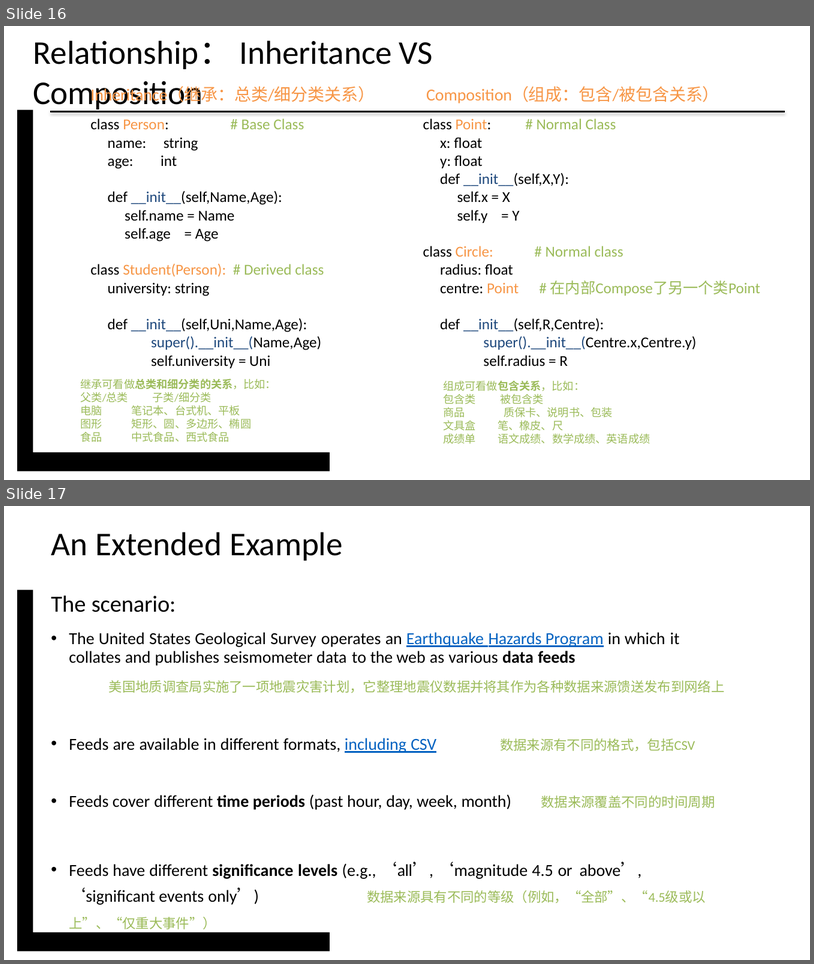
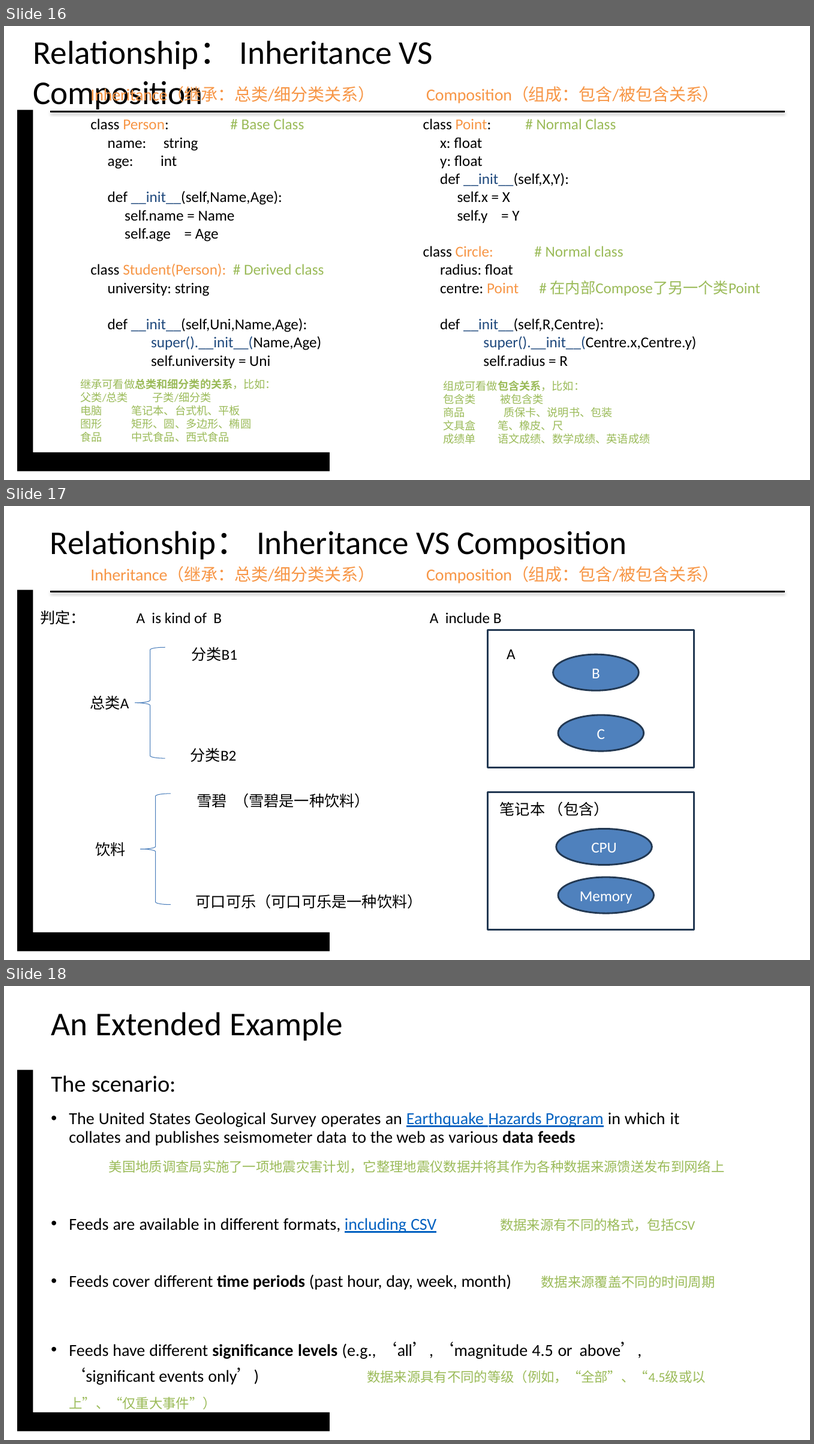
Before and after one commit to vcboy1/Leeds, a slide deck: 26fall/1850/Note/w1.6_s1_oop_relation.pptx. Shown one above the other, each under a label of ours: slides 16 and 17 before the commit, slides 16, 17 and 18 after it. The pictures are 814x964 and 814x1444 pixels, drawn with LibreOffice and Linux fonts; fonts in the diff are those of the drawing; background and template pictures are left out. Boxes give left, top, right and bottom in pixels: in the first picture for what was removed or moved away, otherwise in the second. Text is boxed around its words. In the diff, an @@ line names an element or a change of style, - is before the commit and + after.

```diff
--- a/26fall/1850/Note/w1.6_s1_oop_relation.pptx
+++ b/26fall/1850/Note/w1.6_s1_oop_relation.pptx
@@ slide 17 added at (4, 506, 810, 960), background #FFFFFF; not listed: 1 template element that a slide beside it also shows @@
@@ title added at (50, 531, 627, 559), 39.5 pt, text #000000 @@
+Relationship： Inheritance VS Composition
@@ text added at (90, 567, 720, 583), 20 pt, text #F79646 @@
+Inheritance（继承：总类/细分类关系） Composition（组成：包含/被包含关系）
@@ line added from (50, 592) to (786, 592), #000000 2 pt @@
@@ text added at (40, 610, 502, 624), 18 pt, text #000000 @@
+判定： A is kind of B A include B
@@ rectangle added at (488, 630, 695, 768), outline #233953 2 pt @@
@@ left brace added at (135, 647, 165, 757), outline #4B7EBC 0.75 pt @@
@@ text added at (191, 647, 237, 661), 18 pt, text #000000 @@
+分类B1
@@ text added at (507, 649, 516, 659), 18 pt, text #000000 @@
+A
@@ ellipse added at (553, 654, 639, 691), fill #4F81BD, outline #233953 2 pt, 18 pt, text #FFFFFF @@
+B
@@ text added at (90, 696, 129, 709), 18 pt, text #000000 @@
+总类A
@@ ellipse added at (559, 715, 645, 751), fill #4F81BD, outline #233953 2 pt, 18 pt, text #FFFFFF @@
+C
@@ text added at (191, 748, 237, 762), 18 pt, text #000000 @@
+分类B2
@@ left brace added at (141, 793, 171, 904), outline #4B7EBC 0.75 pt @@
@@ text added at (197, 793, 370, 808), 18 pt, text #000000 @@
+雪碧 （雪碧是一种饮料）
@@ rectangle added at (488, 792, 695, 930), outline #233953 2 pt @@
@@ text added at (500, 801, 609, 816), 18 pt, text #000000 @@
+笔记本 （包含）
@@ ellipse added at (557, 828, 653, 865), fill #4F81BD, outline #233953 2 pt, 18 pt, text #FFFFFF @@
+CPU
@@ text added at (96, 841, 126, 856), 18 pt, text #000000 @@
+饮料
@@ ellipse added at (559, 877, 654, 913), fill #4F81BD, outline #233953 2 pt, 18 pt, text #FFFFFF @@
+Memory
@@ text added at (196, 894, 423, 909), 18 pt, text #000000 @@
+可口可乐（可口可乐是一种饮料）
@@ what was slide 17 is now slide 18 @@
```
Also in this commit, not shown: 1 slide changed.
